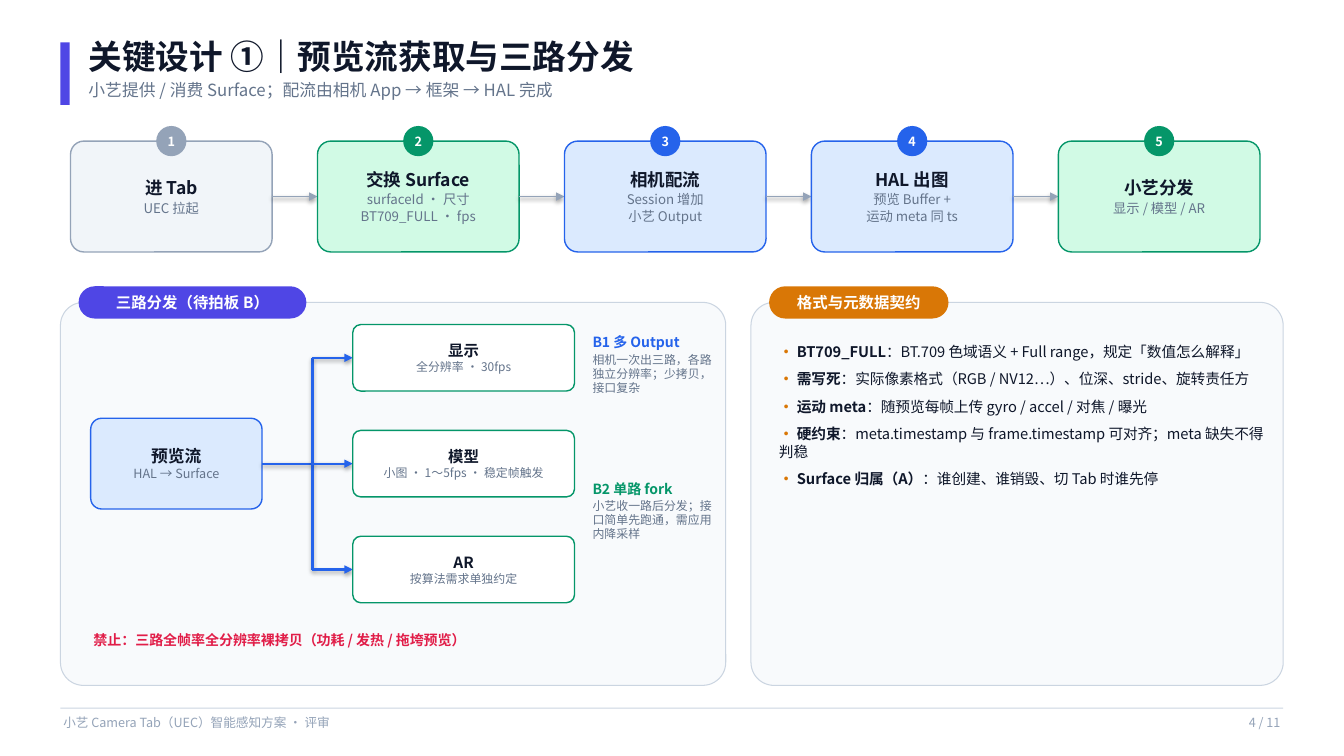
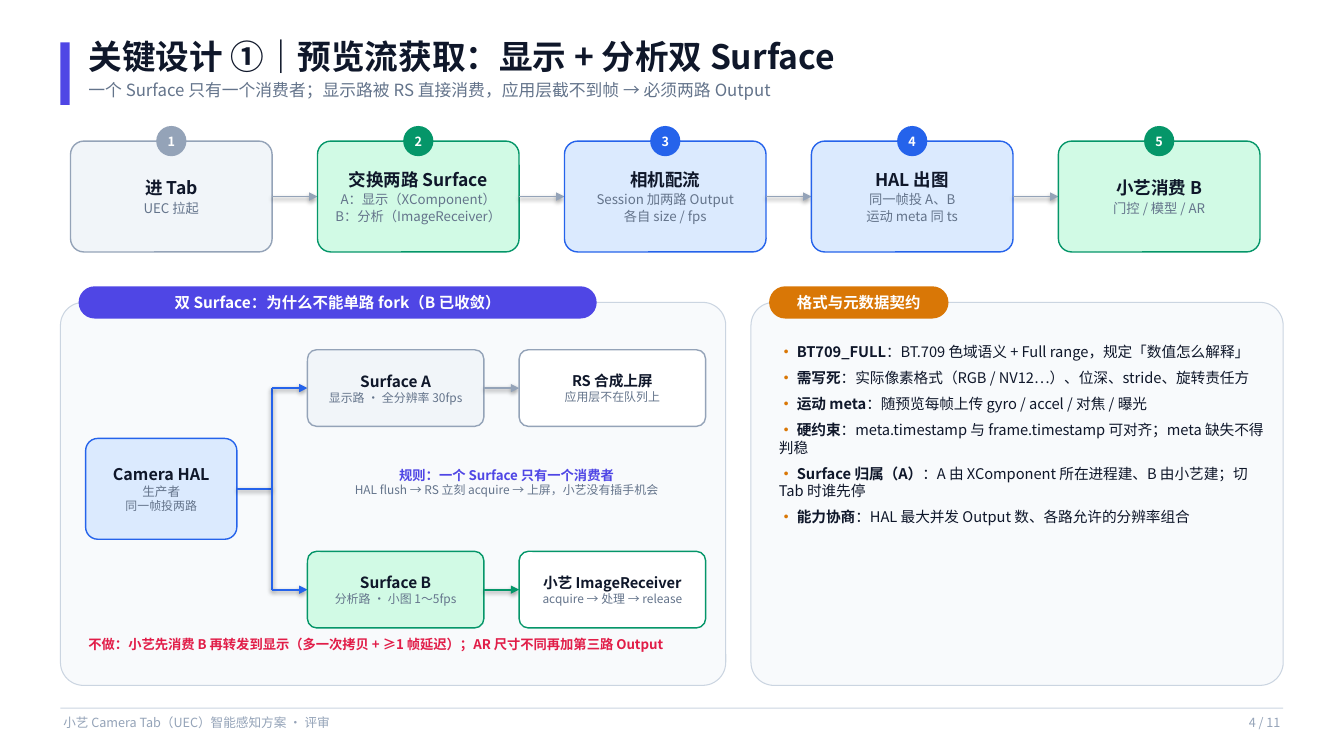
Before and after one commit to Lizzy67/leetcode, a slide deck: slide 4 of artifacts/小艺CameraTab_UEC感知方案_评审.pptx. Drawn at 1344x756 pixels with LibreOffice and Linux fonts; fonts in the diff are those of the drawing. Boxes give left, top, right and bottom in pixels: in the first picture for what was removed or moved away, otherwise in the second. Text is boxed around its words. In the diff, an @@ line names an element or a change of style, - is before the commit and + after.

```diff
--- a/artifacts/小艺CameraTab_UEC感知方案_评审.pptx
+++ b/artifacts/小艺CameraTab_UEC感知方案_评审.pptx
@@ text at <box>88,39,835,73</box>: text changed @@
-关键设计 ①｜预览流获取与三路分发
+关键设计 ①｜预览流获取：显示 + 分析双 Surface
@@ text at <box>88,82,771,100</box>: text changed @@
-小艺提供 / 消费 Surface；配流由相机 App → 框架 → HAL 完成
+一个 Surface 只有一个消费者；显示路被 RS 直接消费，应用层截不到帧 → 必须两路 Output
@@ text in rounded rectangle at <box>335,171,501,224</box>: text changed @@
-交换 Surface
-surfaceId · 尺寸
-BT709_FULL · fps
+交换两路 Surface
+A：显示（XComponent）
+B：分析（ImageReceiver）
@@ text in rounded rectangle at <box>1113,179,1205,214</box>: text changed @@
-小艺分发
-显示 / 模型 / AR
+小艺消费 B
+门控 / 模型 / AR
@@ text in rounded rectangle at <box>597,193,734,224</box>: text changed @@
-Session 增加
-小艺 Output
+Session 加两路 Output
+各自 size / fps
@@ text in rounded rectangle at <box>869,193,955,205</box>: text changed @@
-预览 Buffer +
+同一帧投 A、B
@@ rounded rectangle "双 Surface：为什么不能单路 fork（B 已收敛）": place and size @@
-rounded rectangle "双 Surface：为什么不能单路 fork（B 已收敛）" at <box>79,286,307,319</box>
+rounded rectangle "双 Surface：为什么不能单路 fork（B 已收敛）" at <box>79,286,597,319</box>
@@ text in rounded rectangle at <box>175,295,501,310</box>: text changed @@
-三路分发（待拍板 B）
+双 Surface：为什么不能单路 fork（B 已收敛）
@@ rounded rectangle "Surface A": place and size @@
-rounded rectangle "Surface A" at <box>353,325,575,391</box>
+rounded rectangle "Surface A" at <box>308,350,484,426</box>
@@ rounded rectangle "Surface A" at <box>308,350,484,426</box>: fill #FFFFFF to #F1F5F9; outline #059669 1 pt to #94A3B8 1 pt @@
@@ rounded rectangle added at <box>519,350,706,426</box>, fill #FFFFFF, outline #94A3B8 1 pt, 8.5 pt, text #64748B @@
+RS 合成上屏
+应用层不在队列上
@@ text removed at <box>593,335,712,393</box> @@
-B1 多 Output
-相机一次出三路，各路独立分辨率；少拷贝，接口复杂
@@ line moved from (313, 358) - (313, 570) to (272, 388) - (272, 590) @@
@@ arrow moved from (313, 358) - (353, 358) to (272, 388) - (308, 388) @@
@@ text in rounded rectangle at <box>329,374,462,405</box>: text changed @@
-显示
-全分辨率 · 30fps
+Surface A
+显示路 · 全分辨率 30fps
@@ arrow moved from (313, 464) - (353, 464) to (484, 388) - (519, 388) @@
@@ arrow (484, 388) - (519, 388): stroke #2563EB 1.5 pt to #94A3B8 1.5 pt @@
@@ text at <box>779,370,1263,454</box>: less space between paragraphs @@
@@ rounded rectangle "Camera HAL": place and size @@
-rounded rectangle "Camera HAL" at <box>91,418,262,509</box>
+rounded rectangle "Camera HAL" at <box>86,439,237,539</box>
@@ rounded rectangle removed at <box>353,431,575,497</box> @@
-模型
-小图 · 1～5fps · 稳定帧触发
@@ text in rounded rectangle at <box>113,468,210,511</box>: text changed; size 9 to 11.5 pt; text colour #64748B to #0F172A; bold on @@
-预览流
-HAL → Surface
+Camera HAL
+生产者
+同一帧投两路
@@ text added at <box>355,468,658,497</box>, 8.5 pt, text #64748B @@
+规则：一个 Surface 只有一个消费者
+HAL flush → RS 立刻 acquire → 上屏，小艺没有插手机会
@@ text at <box>779,466,1248,526</box>: text changed @@
-• Surface 归属（A）：谁创建、谁销毁、切 Tab 时谁先停
+• Surface 归属（A）：A 由 XComponent 所在进程建、B 由小艺建；切 Tab 时谁先停
+• 能力协商：HAL 最大并发 Output 数、各路允许的分辨率组合
@@ line moved from (262, 464) - (313, 464) to (237, 489) - (272, 489) @@
@@ text removed at <box>593,480,712,539</box> @@
-B2 单路 fork
-小艺收一路后分发；接口简单先跑通，需应用内降采样
@@ rounded rectangle "Surface B": place and size @@
-rounded rectangle "Surface B" at <box>353,536,575,603</box>
+rounded rectangle "Surface B" at <box>308,552,484,628</box>
@@ rounded rectangle "Surface B" at <box>308,552,484,628</box>: fill #FFFFFF to #D1FAE5 @@
@@ rounded rectangle added at <box>519,552,706,628</box>, fill #FFFFFF, outline #059669 1 pt, 8.5 pt, text #64748B @@
+小艺 ImageReceiver
+acquire → 处理 → release
@@ arrow moved from (313, 570) - (353, 570) to (272, 590) - (308, 590) @@
@@ text in rounded rectangle at <box>335,575,456,606</box>: text changed @@
-AR
-按算法需求单独约定
+Surface B
+分析路 · 小图 1～5fps
@@ arrow added from (484, 590) to (519, 590), #059669 1.5 pt @@
@@ text added at <box>88,637,663,652</box>, 9.5 pt, text #E11D48, bold @@
+不做：小艺先消费 B 再转发到显示（多一次拷贝 + ≥1 帧延迟）；AR 尺寸不同再加第三路 Output
@@ text removed at <box>93,633,466,647</box> @@
-禁止：三路全帧率全分辨率裸拷贝（功耗 / 发热 / 拖垮预览）
```
Also in this commit, not shown: 6 other slides changed, 3 other files.
